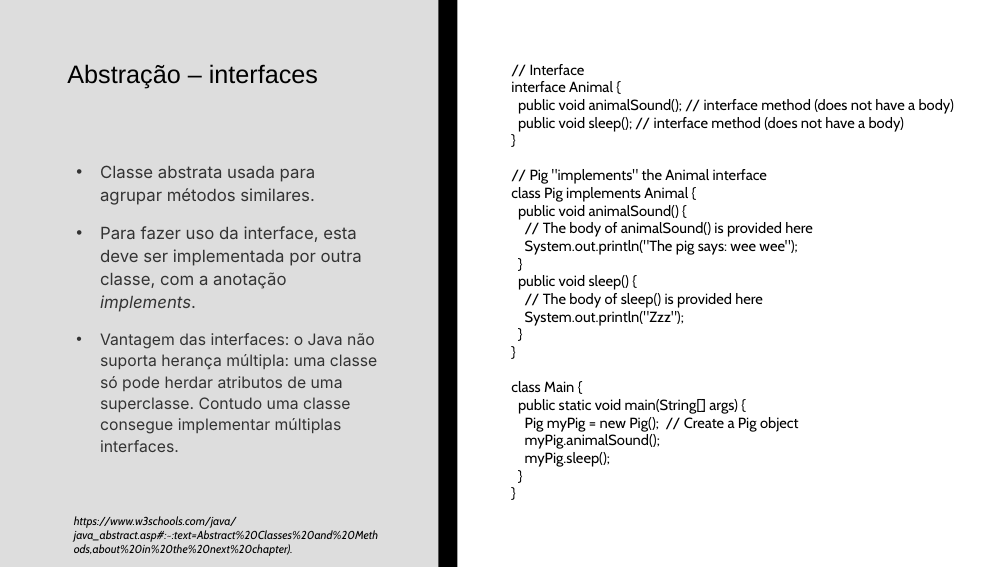
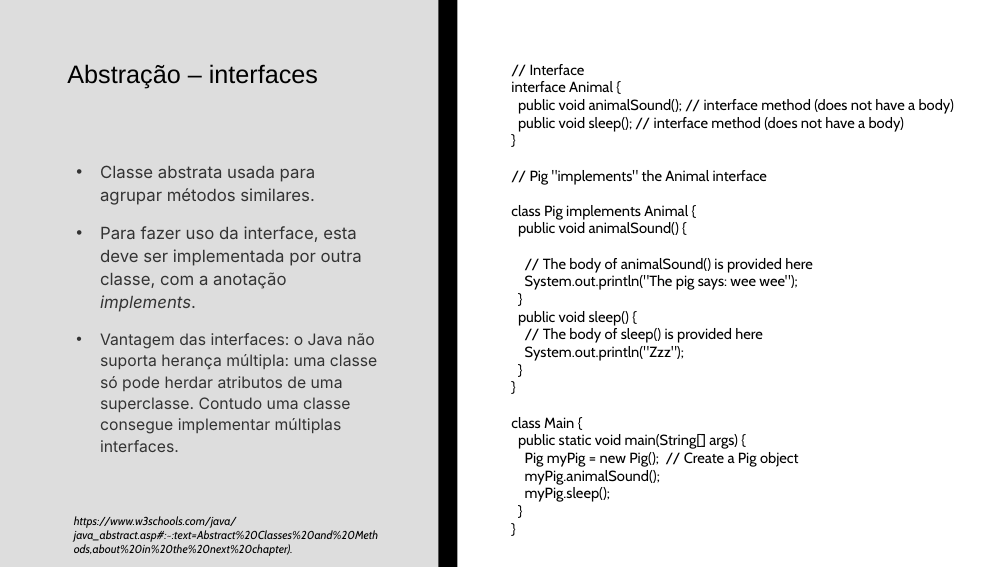
Before and after one commit to wlgomes/upskill-nov22, a slide deck: slide 5 of UPSKILL - AutoestudoS1_valentimgomes.pptx. Drawn at 1008x567 pixels with LibreOffice and Linux fonts; fonts in the diff are those of the drawing. Boxes give left, top, right and bottom in pixels: in the first picture for what was removed or moved away, otherwise in the second. Text is boxed around its words. In the diff, an @@ line names an element or a change of style, - is before the commit and + after.

```diff
--- a/UPSKILL - AutoestudoS1_valentimgomes.pptx
+++ b/UPSKILL - AutoestudoS1_valentimgomes.pptx
@@ text "// Interface" rewrapped from <box>511,64,954,467</box> to <box>511,64,954,502</box> @@
```
Also in this commit, not shown: 6 other slides changed, 6 slides added, 1 slide removed, 9 other files.
